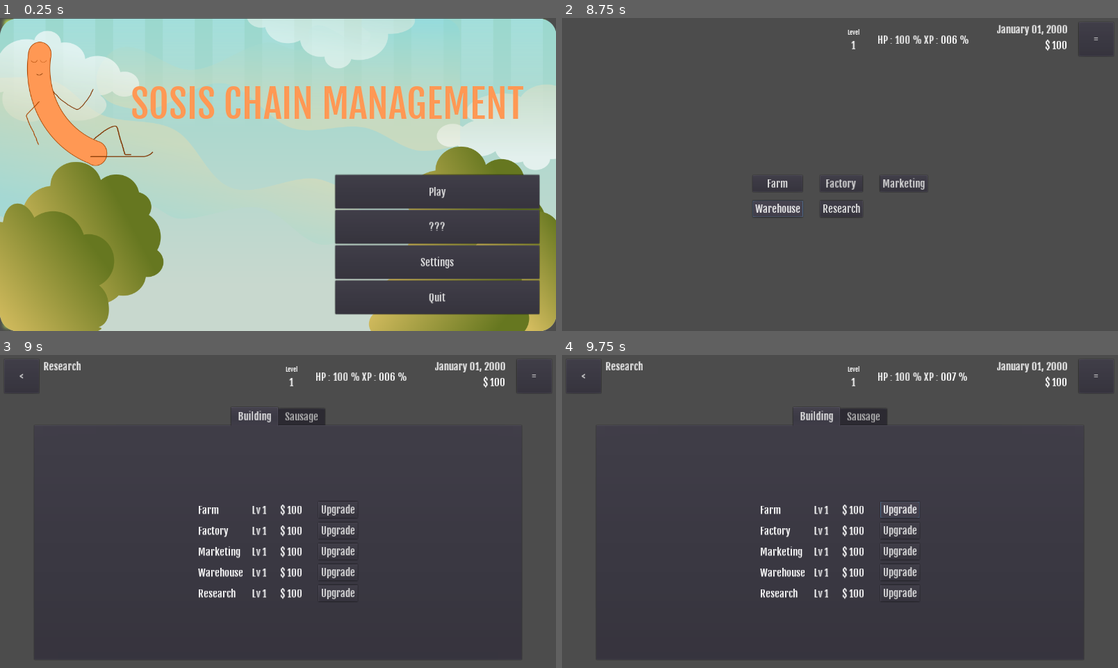
Above: before the commit, frames 1-4 (two rows, left to right).
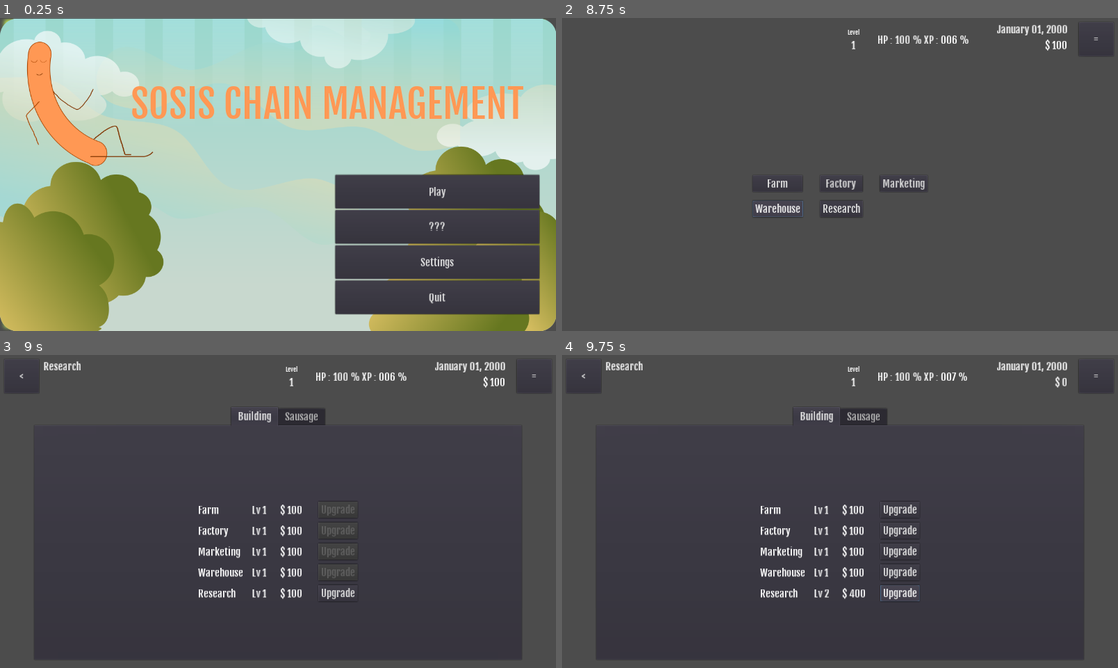
Above: after the commit, the same moments.

Repository: Keyka/SosisChainManagement
Game: Godot game, scene res://Scene/Mainmenu.tscn
The game is run twice, just before and just after one commit, with the same random seed, the same clock (stepped at 60 frames per second) and the same inputs.
Inputs:
- Up to frame 1 (0.25 s): no input
- Up to frame 2 (8.75 s): click "Play" at 0.5 s; click "=" at 1.25 s; click "Farm" at 2 s; click "<" at 2.75 s; click "Factory" at 3.5 s; click "=" at 4.25 s; click "<" at 5 s; click "Marketing" at 5.75 s; click "=" at 6.5 s; click "<" at 7.25 s; click "Warehouse" at 8 s
- Up to frame 3 (9 s): click "Research" at 8.75 s
- Up to frame 4 (9.75 s): click "Upgrade" at 9.5 s

Frames 1-2 are identical in both runs. In frame 3, 0.4% of the frame differs, in the area x 57-64%, y 47-72%; in frame 4, 0.2%.
Error in both runs: Attempt to call function 'show' in base 'null instance' on a null instance. (res://Script/GridBuilding.gd:28)

Commit message:
building upgrade fix

Diff:
--- a/Scene/Popup/PopUpResearch.tscn
+++ b/Scene/Popup/PopUpResearch.tscn
@@ -41,7 +41,6 @@
 
 [node name="Building" type="Tabs" parent="Container" index="0"]
 
-visible = false
 anchor_left = 0.0
 anchor_top = 0.0
 anchor_right = 1.0
@@ -62,7 +61,6 @@
 
 [node name="Center" type="CenterContainer" parent="Container/Building" index="0"]
 
-editor/display_folded = true
 anchor_left = 0.0
 anchor_top = 0.0
 anchor_right = 0.0
@@ -85,10 +83,10 @@
 anchor_top = 0.0
 anchor_right = 0.0
 anchor_bottom = 0.0
-margin_left = 550.0
-margin_top = 260.0
-margin_right = 550.0
-margin_bottom = 260.0
+margin_left = 362.0
+margin_top = 127.0
+margin_right = 738.0
+margin_bottom = 393.0
 rect_pivot_offset = Vector2( 0, 0 )
 rect_clip_content = false
 mouse_filter = 1
@@ -643,6 +641,7 @@
 
 [node name="Sausage" type="Tabs" parent="Container" index="1"]
 
+visible = false
 anchor_left = 0.0
 anchor_top = 0.0
 anchor_right = 1.0
@@ -684,10 +683,10 @@
 anchor_top = 0.0
 anchor_right = 0.0
 anchor_bottom = 0.0
-margin_left = 370.0
-margin_top = 36.0
-margin_right = 729.0
-margin_bottom = 484.0
+margin_left = 550.0
+margin_top = 260.0
+margin_right = 550.0
+margin_bottom = 260.0
 rect_pivot_offset = Vector2( 0, 0 )
 rect_clip_content = false
 mouse_filter = 1
--- a/Script/PopUpResearch.gd
+++ b/Script/PopUpResearch.gd
@@ -12,6 +12,32 @@
 
 func _process(delta):
 	refreshBuilding()
+
+	if Global.lvlResearch == 4:
+		$"/root/Play/PopUpResearch/Container/Building/Center/Content/btnResearchUpgrade".disabled = true
+	else :
+		$"/root/Play/PopUpResearch/Container/Building/Center/Content/btnResearchUpgrade".disabled = false
+
+	if Global.lvlResearch <= Global.lvlFarm || Global.lvlFarm == 4:
+		$"/root/Play/PopUpResearch/Container/Building/Center/Content/btnFarmUpgrade".disabled = true
+	else :
+		$"/root/Play/PopUpResearch/Container/Building/Center/Content/btnFarmUpgrade".disabled = false
+
+	if Global.lvlResearch <= Global.lvlFactory || Global.lvlFactory == 4:
+		$"/root/Play/PopUpResearch/Container/Building/Center/Content/btnFactoryUpgrade".disabled = true
+	else :
+		$"/root/Play/PopUpResearch/Container/Building/Center/Content/btnFactoryUpgrade".disabled = false
+
+	if Global.lvlResearch <= Global.lvlMarketing || Global.lvlMarketing == 4:
+		$"/root/Play/PopUpResearch/Container/Building/Center/Content/btnMarketingUpgrade".disabled = true
+	else :
+		$"/root/Play/PopUpResearch/Container/Building/Center/Content/btnMarketingUpgrade".disabled = false
+
+	if Global.lvlResearch <= Global.lvlWarehouse || Global.lvlWarehouse == 4:
+		$"/root/Play/PopUpResearch/Container/Building/Center/Content/btnWarehouseUpgrade".disabled = true
+	else :
+		$"/root/Play/PopUpResearch/Container/Building/Center/Content/btnWarehouseUpgrade".disabled = false
+
 	pass
 
 #Building
@@ -22,11 +48,16 @@
 	get_node("/root/Play/PopUpResearch/Container/Building/Center/Content/lblResearchLevel").text = "Lv " + str(Global.lvlResearch)
 	get_node("/root/Play/PopUpResearch/Container/Building/Center/Content/lblWarehouseLevel").text = "Lv " + str(Global.lvlWarehouse)
 
-	get_node("/root/Play/PopUpResearch/Container/Building/Center/Content/lblFarmPrice").text = "$ " + str(hargaFarm[Global.lvlFarm-1])
-	get_node("/root/Play/PopUpResearch/Container/Building/Center/Content/lblFactoryPrice").text = "$ " + str(hargaFactory[Global.lvlFactory-1])
-	get_node("/root/Play/PopUpResearch/Container/Building/Center/Content/lblMarketingPrice").text = "$ " + str(hargaMarketing[Global.lvlMarketing-1])
-	get_node("/root/Play/PopUpResearch/Container/Building/Center/Content/lblResearchPrice").text = "$ " + str(hargaResearch[Global.lvlResearch-1])
-	get_node("/root/Play/PopUpResearch/Container/Building/Center/Content/lblWarehousePrice").text = "$ " + str(hargaWarehouse[Global.lvlWarehouse-1])
+	if Global.lvlFarm < 4 :
+		get_node("/root/Play/PopUpResearch/Container/Building/Center/Content/lblFarmPrice").text = "$ " + str(hargaFarm[Global.lvlFarm-1])
+	if Global.lvlFactory < 4 :
+		get_node("/root/Play/PopUpResearch/Container/Building/Center/Content/lblFactoryPrice").text = "$ " + str(hargaFactory[Global.lvlFactory-1])
+	if Global.lvlMarketing < 4 :
+		get_node("/root/Play/PopUpResearch/Container/Building/Center/Content/lblMarketingPrice").text = "$ " + str(hargaMarketing[Global.lvlMarketing-1])
+	if Global.lvlResearch < 4 :
+		get_node("/root/Play/PopUpResearch/Container/Building/Center/Content/lblResearchPrice").text = "$ " + str(hargaResearch[Global.lvlResearch-1])
+	if Global.lvlWarehouse < 4 :
+		get_node("/root/Play/PopUpResearch/Container/Building/Center/Content/lblWarehousePrice").text = "$ " + str(hargaWarehouse[Global.lvlWarehouse-1])
 
 func _on_btnFarmUpgrade_pressed():
 	if Global.lvlResearch > Global.lvlFarm :
